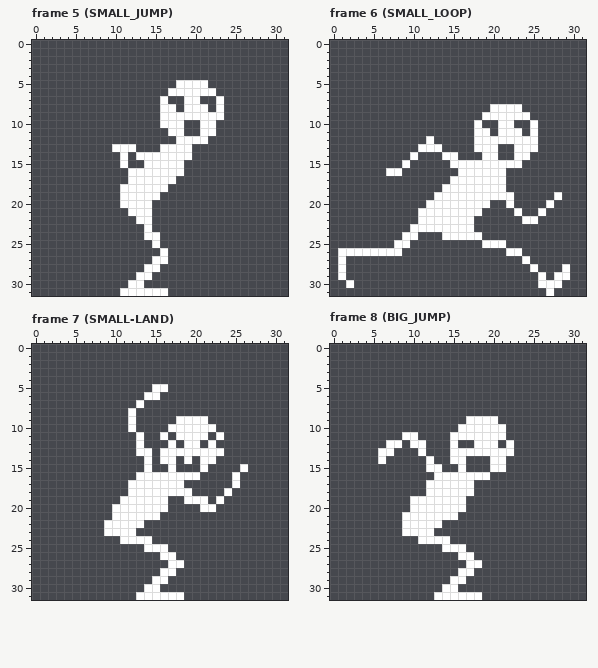
File history of a pixel-art file, Assets/Texture/Qrun.aseprite. Above is the file before it was changed.
32x32 pixels, 42 frames. Shown: frame 5 (SMALL_JUMP), frame 6 (SMALL_LOOP), frame 7 (SMALL-LAND), frame 8 (BIG_JUMP). The commit also changed other frames, which this record leaves out.
After the commit:
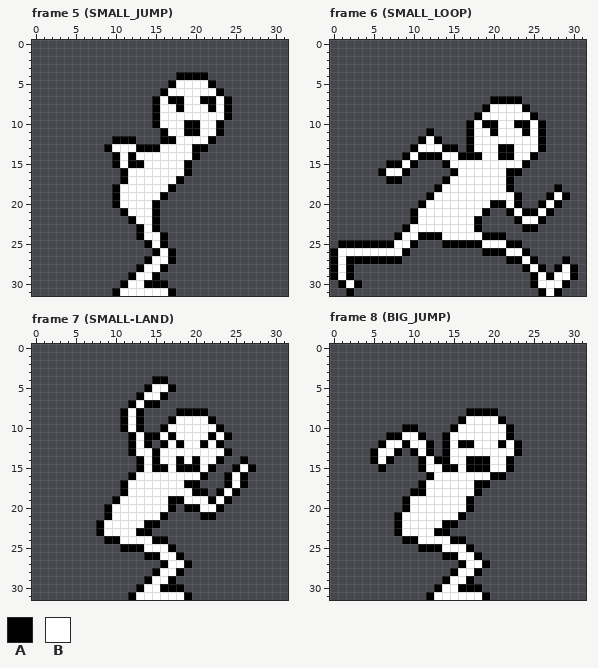
Palette (. is transparent): A #000000  B #ffffff
Changes in this commit:
--- frame 5 (SMALL_JUMP), layer "run"
@@ x 7..26 @@
  3 ....................
- 4 ....................
- 5 ...........BBBB.....
- 6 ..........BBBBBB....
- 7 .........B..BB..B...
- 8 .........BB.BBB.B...
- 9 .........BBBBBBBB...
-10 .........BBB..BB....
-11 ..........BB..BB....
-12 ...........BBBB.....
-13 ...BBB...BBBB.......
-14 ....B.BBBBBBB.......
-15 ....B..BBBBB........
-16 .....BBBBBBB........
-17 .....BBBBBB.........
-18 ....BBBBBB..........
-19 ....BBBBB...........
-20 ....BBBB............
-21 .....BBB............
-22 ......BB............
-23 .......B............
-24 .......BB...........
-25 ........B...........
-26 .........B..........
-27 ........BB..........
-28 .......BB...........
-29 ......BB............
-30 .....BB.............
-31 ....BBBBBB..........
+ 4 ...........AAAA.....
+ 5 ..........ABBBBA....
+ 6 .........ABBBBBBA...
+ 7 ........ABAABBAABA..
+ 8 ........ABBABBBABA..
+ 9 ........ABBBBBBBBA..
+10 ........ABBBAABBA...
+11 .........ABBAABBA...
+12 ...AAA...AABBBBA....
+13 ..ABBBAAABBBBAA.....
+14 ...ABABBBBBBBA......
+15 ...ABAABBBBBA.......
+16 ....ABBBBBBBA.......
+17 ....ABBBBBBA........
+18 ...ABBBBBBA.........
+19 ...ABBBBBA..........
+20 ...ABBBBA...........
+21 ....ABBBA...........
+22 .....ABBA...........
+23 ......ABA...........
+24 ......ABBA..........
+25 .......ABA..........
+26 ........ABA.........
+27 .......ABBA.........
+28 ......ABBA..........
+29 .....ABBA...........
+30 ....ABBAAA..........
+31 ...ABBBBBBA.........
--- frame 6 (SMALL_LOOP), layer "run"
@@ x 0..31 @@
  6 ................................
- 7 ................................
- 8 ....................BBBB........
- 9 ...................BBBBBB.......
-10 ..................B..BB..B......
-11 ..................BB.BBB.B......
-12 ............B.....BBBBBBBB......
-13 ...........BBB....BBB..BBB......
-14 ..........B...BB...BB..BB.......
-15 .........B.....BBBBBBBBB........
-16 .......BB.......BBBBBB..........
-17 ...............BBBBBBB..........
-18 ..............BBBBBBBB..........
-19 .............BBBBBBBBBB.....B...
-20 ............BBBBBBBB..B....B....
-21 ...........BBBBBBBB....B..B.....
-22 ...........BBBBBBB......BB......
-23 ..........BBBBBBBB..............
-24 .........BB...BBBBB.............
-25 ........BB.........BBB..........
-26 .BBBBBBBB.............BB........
-27 .B......................B.......
-28 .B.......................B...B..
-29 .B........................B.BB..
-30 ..B.......................BBB...
-31 ...........................B....
+ 7 ....................AAAA........
+ 8 ...................ABBBBA.......
+ 9 ..................ABBBBBBA......
+10 .................ABAABBAABA.....
+11 ............A....ABBABBBABA.....
+12 ...........ABA...ABBBBBBBBA.....
+13 ..........ABBBAA.ABBBAABBBA.....
+14 .........ABAAABBAAABBAABBA......
+15 .......AABA...ABBBBBBBBBA.......
+16 ......ABBA.....ABBBBBBAA........
+17 .......AA.....ABBBBBBBA.........
+18 .............ABBBBBBBBA.....A...
+19 ............ABBBBBBBBBBA...ABA..
+20 ...........ABBBBBBBBAABA..ABA...
+21 ..........ABBBBBBBBA..ABAABA....
+22 ..........ABBBBBBBA....ABBA.....
+23 .........ABBBBBBBBA.....AA......
+24 ........ABBAAABBBBBAAA..........
+25 .AAAAAAABBA...AAAAABBBAA........
+26 ABBBBBBBBA.........AAABBA.......
+27 ABAAAAAAA.............AABA...A..
+28 ABA.....................ABA.ABA.
+29 ABA......................ABABBA.
+30 .ABA.....................ABBBA..
+31 ..A.......................ABA...
--- frame 7 (SMALL-LAND), layer "run"
@@ x 0..31 @@
  3 ................................
- 4 ................................
- 5 ...............BB...............
- 6 ..............BB................
- 7 .............B..................
- 8 ............B...................
- 9 ............B.....BBBB..........
-10 ............B....BBBBBB.........
-11 .............B..B.BBBB.B........
-12 .............B...B.BB.B.........
-13 .............BB.BBBBBBBB........
-14 ..............B.BB.B.BB.........
-15 ..............B..B...B....B.....
-16 .............BBBBBBBB....B......
-17 ............BBBBBBB......B......
-18 ............BBBBBBBB....B.......
-19 ...........BBBBBB..BBB.B........
-20 ..........BBBBBBB....BB.........
-21 ..........BBBBBB................
-22 .........BBBBB..................
-23 .........BBBB...................
-24 ...........BBBB.................
-25 ..............BBB...............
-26 ................BB..............
-27 .................BB.............
-28 ................BB..............
-29 ...............BB...............
-30 ..............BB................
-31 .............BBBBBB.............
+ 4 ...............AA...............
+ 5 ..............ABBA..............
+ 6 .............ABBA...............
+ 7 ............ABAA................
+ 8 ...........ABA....AAAA..........
+ 9 ...........ABA...ABBBBA.........
+10 ...........ABA..ABBBBBBA........
+11 ............ABAABABBBBABA.......
+12 ............ABA.ABABBABA........
+13 ............ABBABBBBBBBBA.......
+14 .............ABABBABABBA..A.....
+15 .............ABAABAAABA..ABA....
+16 ............ABBBBBBBBA..ABA.....
+17 ...........ABBBBBBBAA...ABA.....
+18 ...........ABBBBBBBBAA.ABA......
+19 ..........ABBBBBBAABBBABA.......
+20 .........ABBBBBBBA.AABBA........
+21 .........ABBBBBBA....AA.........
+22 ........ABBBBBAA................
+23 ........ABBBBAA.................
+24 .........AABBBBAA...............
+25 ...........AAABBBA..............
+26 ..............AABBA.............
+27 ................ABBA............
+28 ...............ABBA.............
+29 ..............ABBA..............
+30 .............ABBAAA.............
+31 ............ABBBBBBA............
--- frame 8 (BIG_JUMP), layer "run"
@@ x 0..31 @@
  7 ................................
- 8 ................................
- 9 .................BBBB...........
-10 ................BBBBBB..........
-11 .........BB....BBBBBBB..........
-12 .......BB.BB...B..BBB.B.........
-13 ......BB...B...BBBBBBBB.........
-14 ......B.....B..BB...BB..........
-15 ............BB..B...BB..........
-16 .............BBBBBBB............
-17 ............BBBBBB..............
-18 ............BBBBBB..............
-19 ..........BBBBBBB...............
-20 ..........BBBBBBB...............
-21 .........BBBBBBB................
-22 .........BBBBB..................
-23 .........BBBB...................
-24 ...........BBBB.................
-25 ..............BBB...............
-26 ................BB..............
-27 .................BB.............
-28 ................BB..............
-29 ...............BB...............
-30 ..............BB................
-31 .............BBBBBB.............
+ 8 .................AAAA...........
+ 9 ................ABBBBA..........
+10 .........AA....ABBBBBBA.........
+11 .......AABBA..ABBBBBBBA.........
+12 ......ABBABBA.ABAABBBABA........
+13 .....ABBA.ABA.ABBBBBBBBA........
+14 .....ABA...ABAABBAAABBA.........
+15 ......A....ABBAABAAABBA.........
+16 ............ABBBBBBBAA..........
+17 ...........ABBBBBBAA............
+18 ..........AABBBBBBA.............
+19 .........ABBBBBBBA..............
+20 .........ABBBBBBBA..............
+21 ........ABBBBBBBA...............
+22 ........ABBBBBAA................
+23 ........ABBBBAA.................
+24 .........AABBBBAA...............
+25 ...........AAABBBA..............
+26 ..............AABBA.............
+27 ................ABBA............
+28 ...............ABBA.............
+29 ..............ABBA..............
+30 .............ABBAAA.............
+31 ............ABBBBBBA............
Where, in picture pixels (left, top, right, bottom), the same in both pictures:
added: (104, 72, 232, 296)
added: (330, 96, 578, 296)
added: (96, 376, 256, 600)
added: (370, 408, 522, 600)
